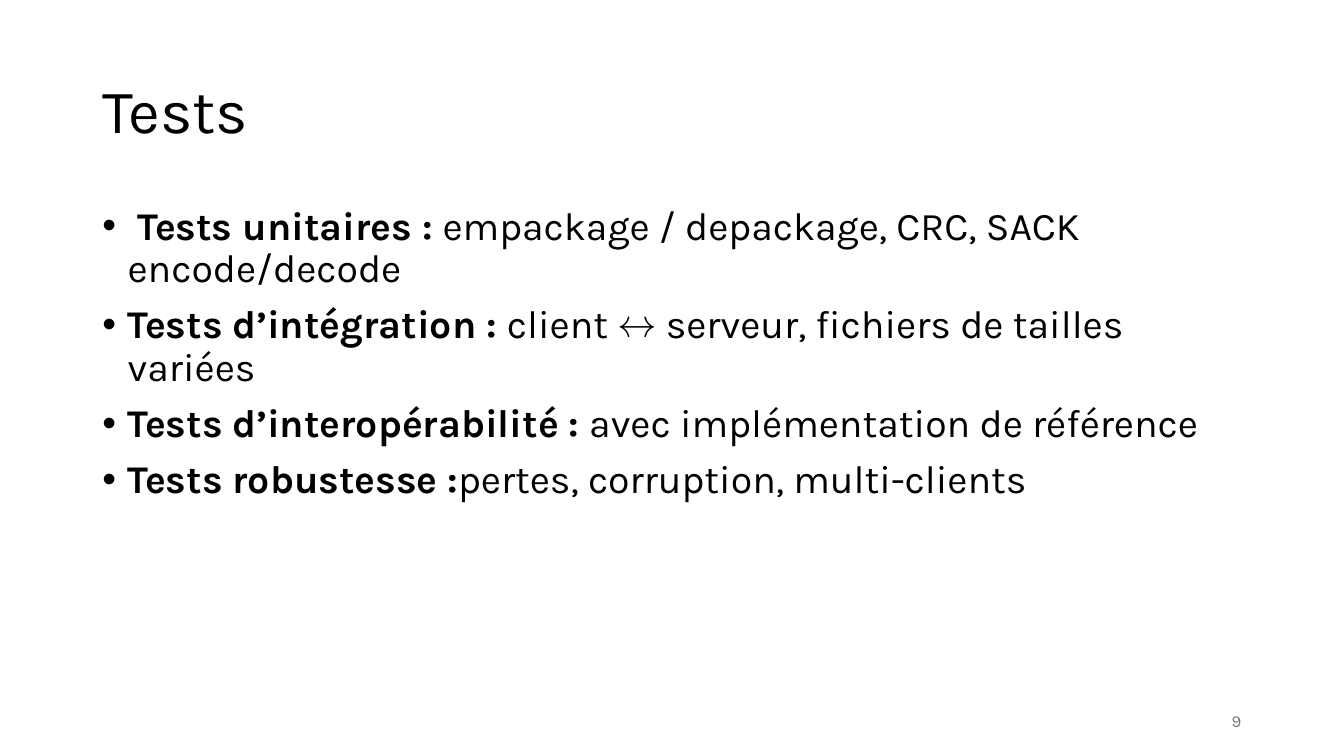
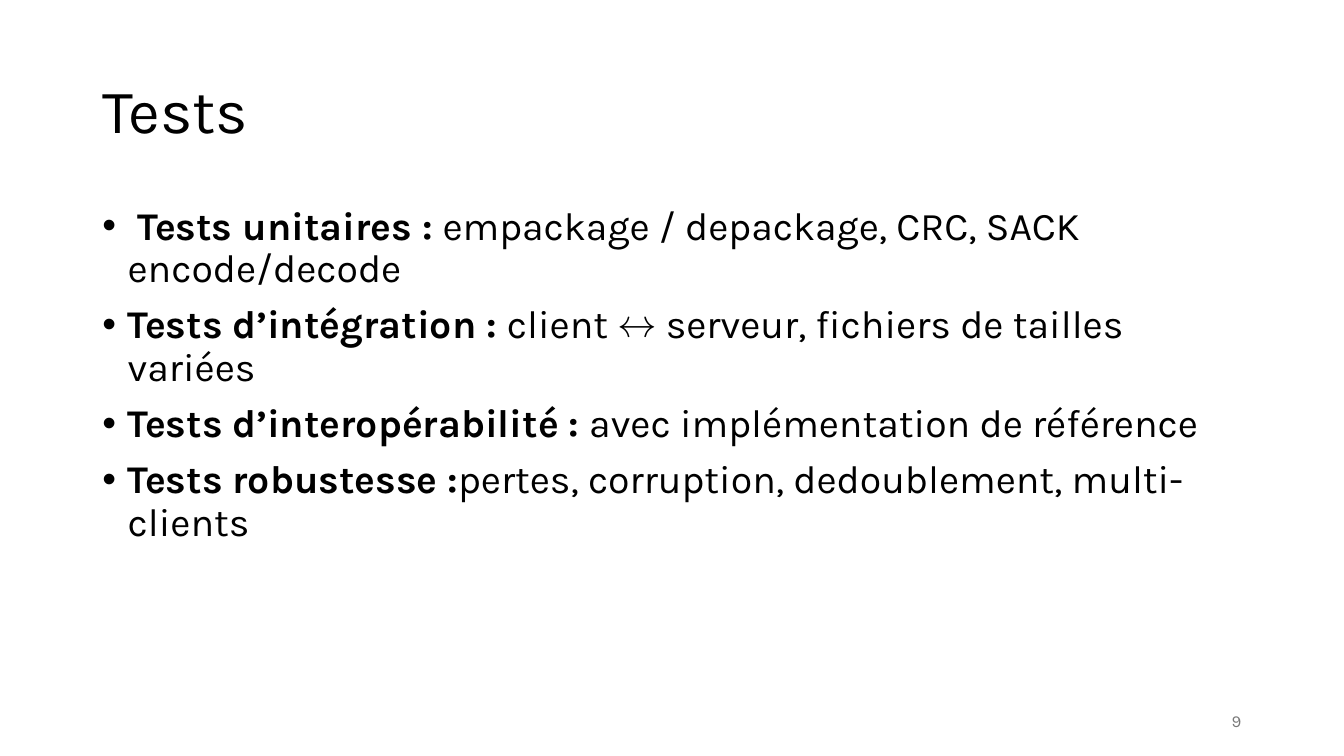
Before and after one commit to Tidyresonnance8/SRTP-Transport-Protocol, a slide deck: slide 9 of Rapport_projet_SRTP.pptx. Drawn at 1344x756 pixels with LibreOffice and Linux fonts; fonts in the diff are those of the drawing. Boxes give left, top, right and bottom in pixels: in the first picture for what was removed or moved away, otherwise in the second. Text is boxed around its words. In the diff, an @@ line names an element or a change of style, - is before the commit and + after.

```diff
--- a/Rapport_projet_SRTP.pptx
+++ b/Rapport_projet_SRTP.pptx
@@ text at (128, 466, 1183, 537): text changed @@
-• Tests robustesse :pertes, corruption, multi-clients
+• Tests robustesse :pertes, corruption, dedoublement, multi-clients
```
Also in this commit, not shown: 2 other slides changed, 6 slides added, 1 slide removed.
